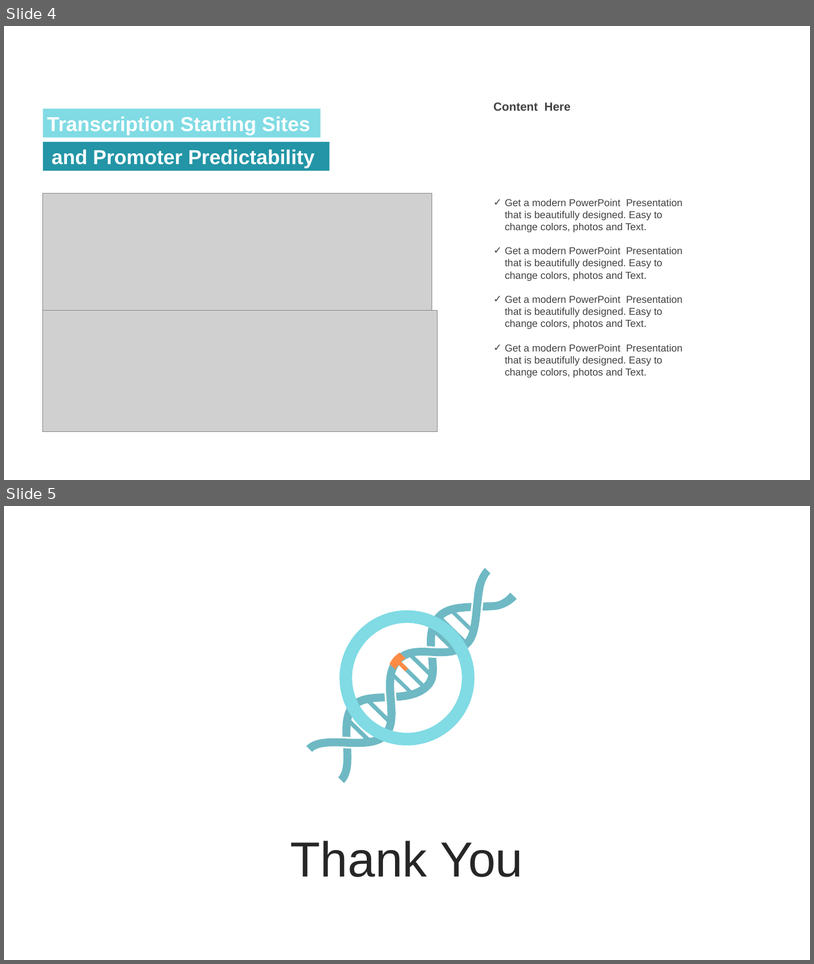
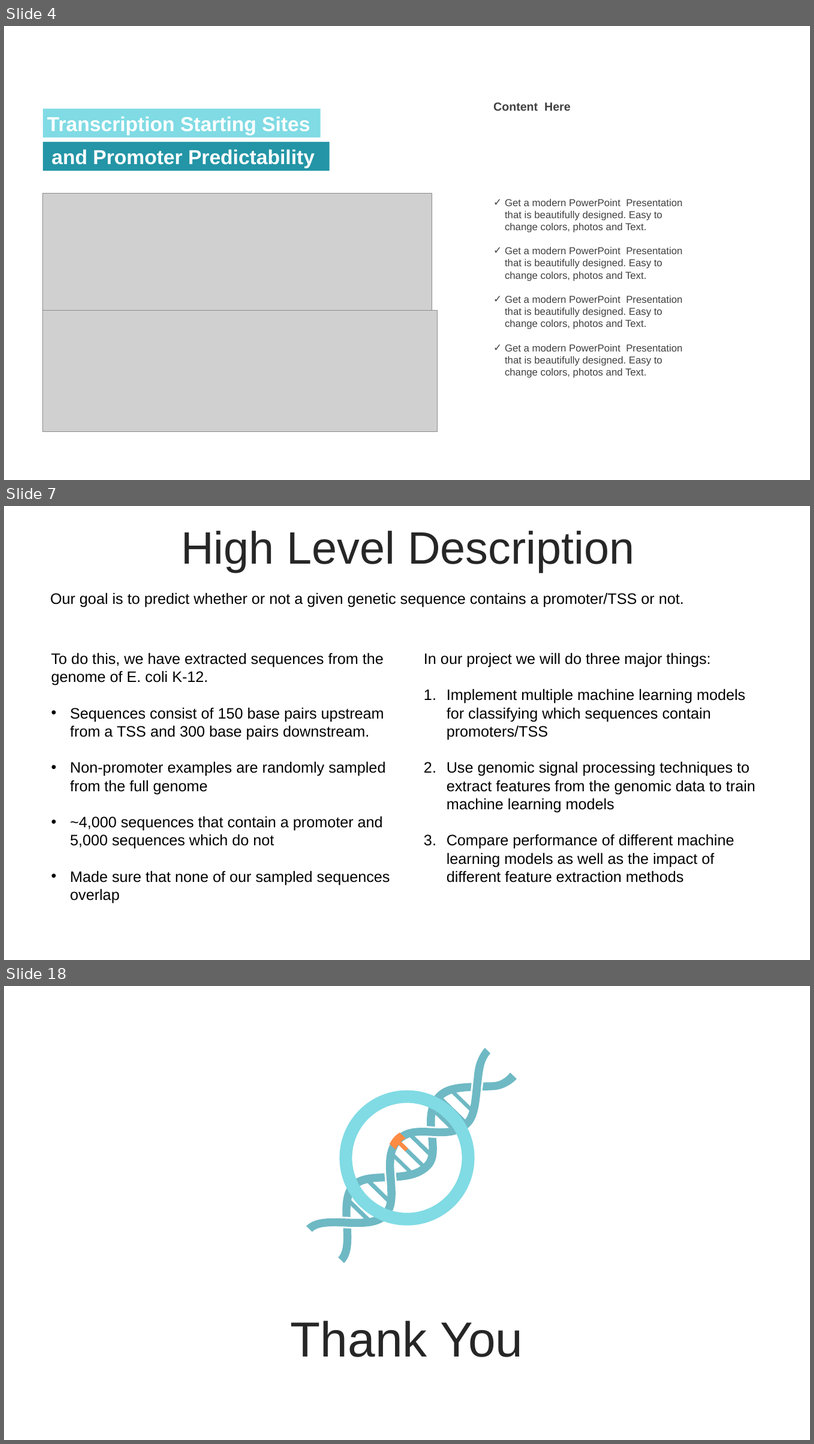
Before and after one commit to jokesire/CSCI4314_FinalProject, a slide deck: Presentation1.pptx. Shown one above the other, each under a label of ours: slides 4 and 5 before the commit, slides 4, 7 and 18 after it; the slides between them are not shown. The pictures are 814x964 and 814x1444 pixels, drawn with LibreOffice and Linux fonts; fonts in the diff are those of the drawing; grey boxes stand for pictures. Boxes give left, top, right and bottom in pixels: in the first picture for what was removed or moved away, otherwise in the second. Text is boxed around its words. In the diff, an @@ line names an element or a change of style, - is before the commit and + after.

Commit message:
Presentation Update

```diff
--- a/Presentation1.pptx
+++ b/Presentation1.pptx
@@ slide 7 added at bbox=[4, 506, 810, 960], background #FFFFFF @@
@@ text added at bbox=[181, 531, 635, 572], 54 pt, text #262626 @@
+High Level Description
@@ text added at bbox=[50, 592, 684, 607], 18 pt, text #000000 @@
+Our goal is to predict whether or not a given genetic sequence contains a promoter/TSS or not.
@@ text added at bbox=[51, 652, 390, 903], 18 pt, text #000000 @@
+To do this, we have extracted sequences from the genome of E. coli K-12.
+• Sequences consist of 150 base pairs upstream from a TSS and 300 base pairs downstream.
+• Non-promoter examples are randomly sampled from the full genome
+• ~4,000 sequences that contain a promoter and 5,000 sequences which do not
+• Made sure that none of our sampled sequences overlap
@@ text added at bbox=[424, 652, 756, 882], 18 pt, text #000000 @@
+In our project we will do three major things:
+1. Implement multiple machine learning models for classifying which sequences contain promoters/TSS
+2. Use genomic signal processing techniques to extract features from the genomic data to train machine learning models
+3. Compare performance of different machine learning models as well as the impact of different feature extraction methods
@@ what was slide 5 is now slide 18 @@
```
Also in this commit, not shown: 12 other slides added, 7 other files.
